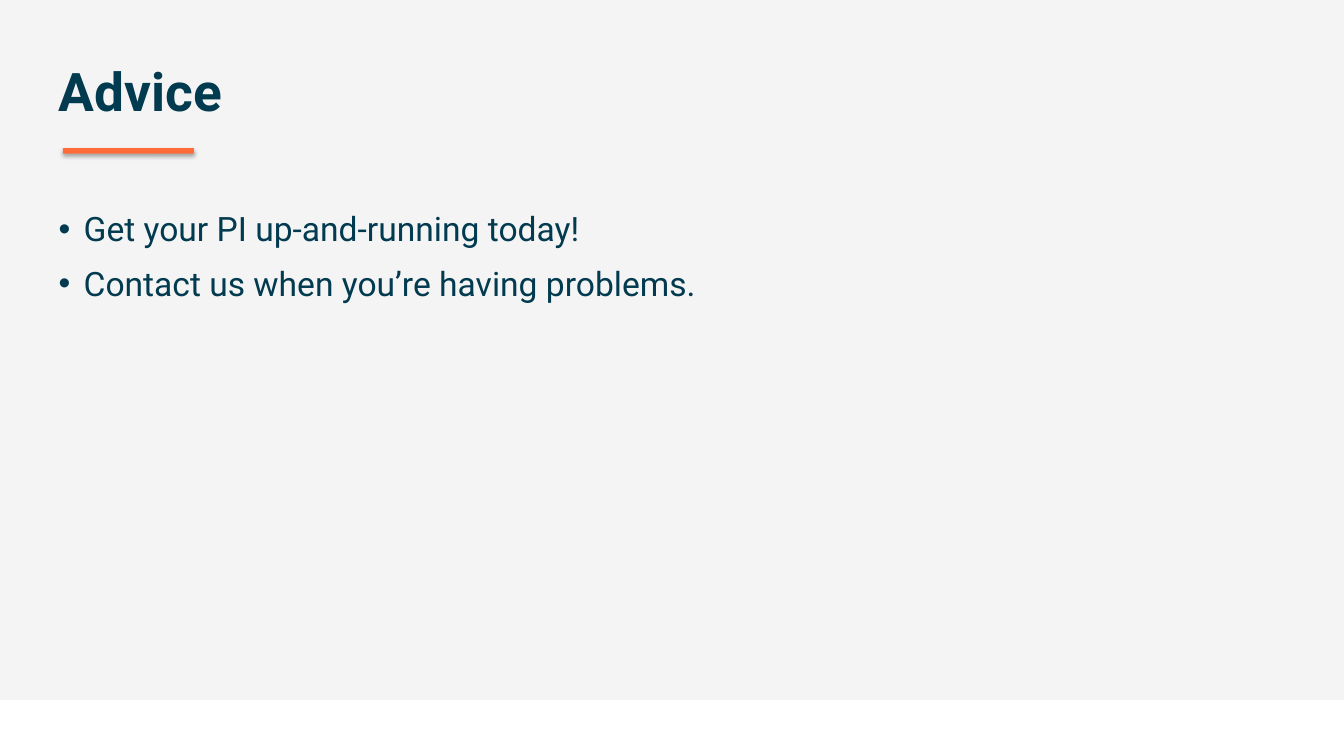
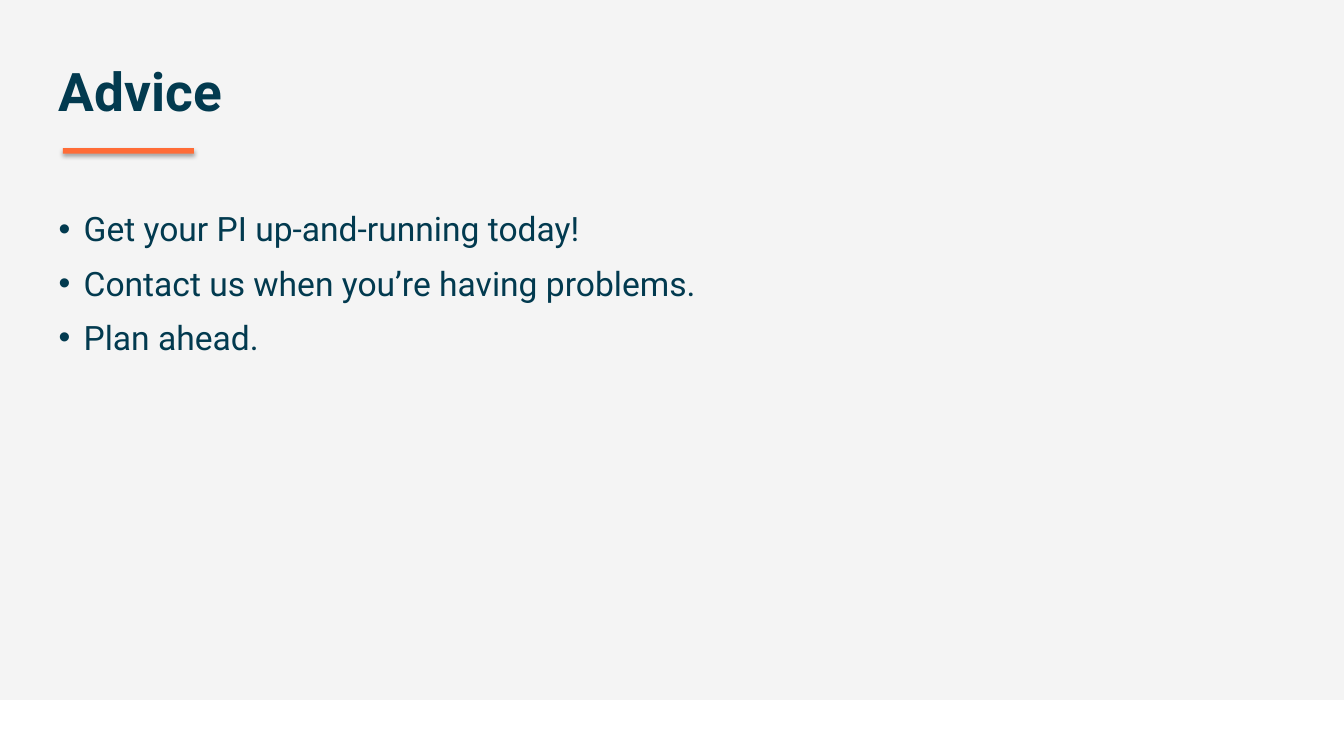
Before and after one commit to NielsW1/nu-module-2, a slide deck: slide 6 of presentation/assignment.pptx (slide 5 before the commit). Drawn at 1344x756 pixels with LibreOffice and Linux fonts; fonts in the diff are those of the drawing; background and template pictures are left out. Boxes give left, top, right and bottom in pixels: in the first picture for what was removed or moved away, otherwise in the second. Text is boxed around its words. In the diff, an @@ line names an element or a change of style, - is before the commit and + after.

```diff
--- a/presentation/assignment.pptx
+++ b/presentation/assignment.pptx
@@ text at bbox=[84, 324, 259, 351]: paragraph added @@
+• Plan ahead.
```
Also in this commit, not shown: 1 other slide changed, 1 slide added.
